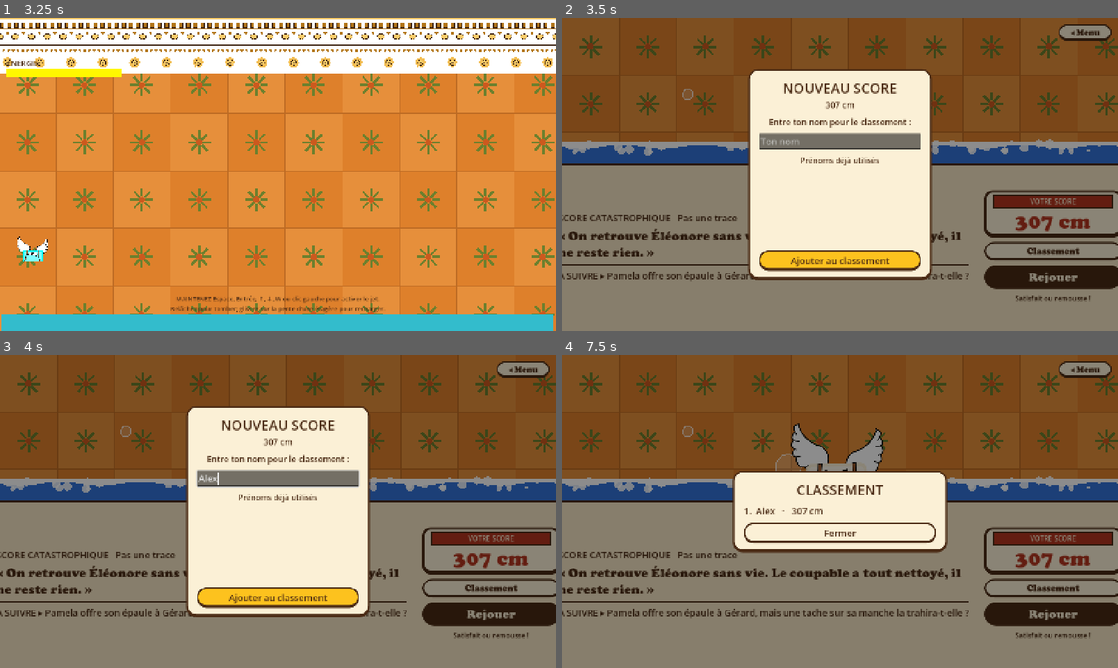
Above: before the commit, frames 1-4 (two rows, left to right).
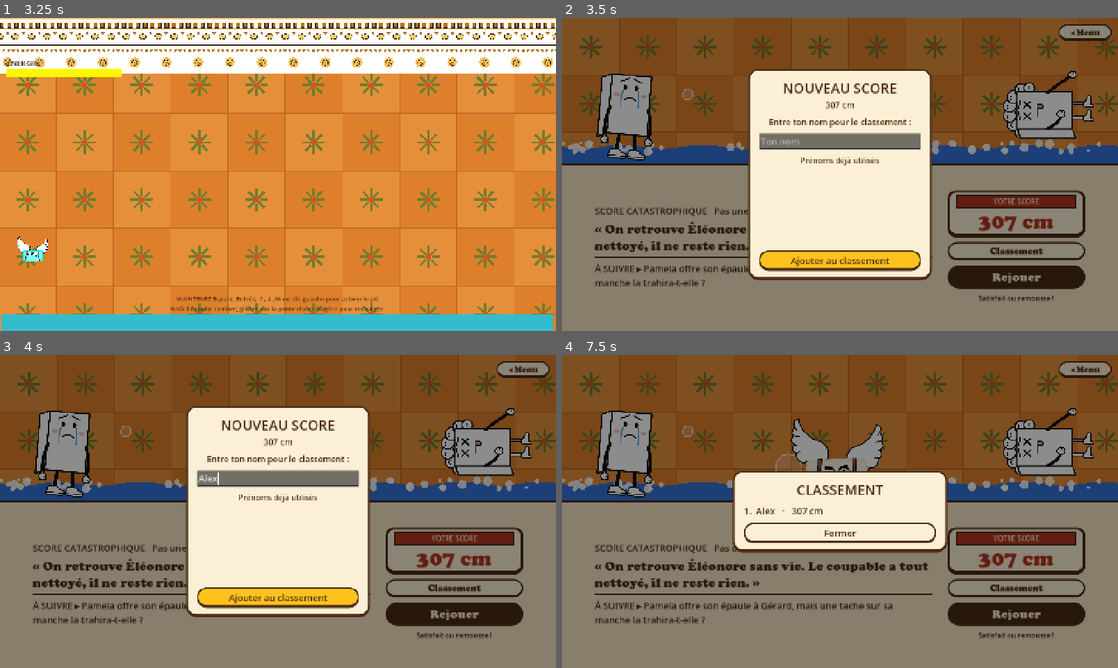
Above: after the commit, the same moments.

Repository: atostivint/LesAilesEtLaCaisse
Game: Godot game, scene res://scenes/atelier.tscn
Two runs of this game, one before a commit and one after it. Both use one fixed random seed, a clock stepped at 60 frames per second and the inputs below. Sound files missing from this copy of the repository are replaced by a short silence.
Inputs (mouse positions are in pixels of both pictures, inside the frame that each line leads up to):
- Up to frame 1 (3.25 s): click "Savon ▸" at 0.5 s; click "◂ Atelier" at 1.25 s; move the mouse to (400, 158) at 2.02 s; hold Space (thrust) 2.03-2.75 s; click (400, 158) at 2.17 s; click (133, 77) at 2.77 s
- Up to frame 2 (3.5 s): no input
- Up to frame 3 (4 s): click (278, 477) at 3.52 s; type "Alex" at 3.6 s
- Up to frame 4 (7.5 s): click "Rejouer" at 4.25 s; click "Rejouer" at 5 s; click "Rejouer" at 5.75 s; click "Classement" at 6.5 s; click "Ajouter au classement" at 7.25 s

Frame 1 is identical in both runs. In frame 2, 12% of the frame differs, in the area x 0-100%, y 16-91%; in frame 3, 12%; in frame 4, 14%.

Commit message:
Scores : contenu entier à l'écran, fond des vagues transparent
- Le texte « À SUIVRE » se replie à la ligne (plus de débordement hors écran)
- Fond crème derrière les vagues retiré (transparent)
- Savon remonté de 12 px pour ne plus être rogné
- Personnages Gérard et Éléonore réactivés dans l'écran de score
- Retrait du bouton de test du son dans les réglages

Co-Authored-By: Claude Haiku 5.5 <noreply@anthropic.com>

Diff:
--- a/scenes/score_bon.tscn
+++ b/scenes/score_bon.tscn
@@ -96,30 +96,6 @@
 color = Color(0.35, 0.6, 0.62, 1)
 polygon = PackedVector2Array(0, 402, 1456, 402, 1456, 379, 0, 379)
 
-[node name="Savon" parent="Haut" unique_id=1068524024 instance=ExtResource("4_soap")]
-unique_name_in_owner = true
-position = Vector2(720, 330)
-scale = Vector2(3, 3)
-
-[node name="Gerard" type="TextureRect" parent="Haut"]
-layout_mode = 0
-offset_left = 40.0
-offset_top = 120.0
-offset_right = 300.0
-offset_bottom = 410.0
-expand_mode = 1
-stretch_mode = 5
-
-[node name="Eleonore" type="TextureRect" parent="Haut"]
-layout_mode = 0
-offset_left = 1140.0
-offset_top = 110.0
-offset_right = 1410.0
-offset_bottom = 410.0
-expand_mode = 1
-stretch_mode = 5
-
-
 [node name="Eau" type="Control" parent="."]
 layout_mode = 1
 anchors_preset = 12
@@ -132,7 +108,30 @@
 grow_vertical = 0
 script = ExtResource("5_eau")
 couleur = Color(0.2, 0.45, 0.85, 1)
-fond = Color(1, 1, 1, 1)
+
+[node name="Savon" parent="." unique_id=1068524024 instance=ExtResource("4_soap")]
+unique_name_in_owner = true
+position = Vector2(720, 318)
+scale = Vector2(3, 3)
+
+[node name="Gerard" type="TextureRect" parent="."]
+layout_mode = 0
+offset_left = 40.0
+offset_top = 130.0
+offset_right = 300.0
+offset_bottom = 379.0
+expand_mode = 1
+stretch_mode = 5
+
+[node name="Eleonore" type="TextureRect" parent="."]
+layout_mode = 0
+offset_left = 1140.0
+offset_top = 79.0
+offset_right = 1410.0
+offset_bottom = 379.0
+expand_mode = 1
+stretch_mode = 5
+
 
 [node name="Bas" type="PanelContainer" parent="."]
 layout_mode = 1
@@ -204,10 +203,11 @@
 
 [node name="Suite" type="PanelContainer" parent="Bas/Marge/Colonnes/Gauche" unique_id=934204540]
 layout_mode = 2
-size_flags_horizontal = 0
+size_flags_horizontal = 3
 
 [node name="Texte" type="Label" parent="Bas/Marge/Colonnes/Gauche/Suite" unique_id=1089923808]
 layout_mode = 2
+autowrap_mode = 3
 theme_override_colors/font_color = Color(0.984, 0.941, 0.839, 1)
 theme_override_font_sizes/font_size = 24
 text = "À SUIVRE ▸ Le notaire arrive avec un chiffon."
--- a/scenes/score_catastrophe.tscn
+++ b/scenes/score_catastrophe.tscn
@@ -120,30 +120,6 @@
 color = Color(0.35, 0.6, 0.62, 1)
 polygon = PackedVector2Array(0, 402, 1456, 402, 1456, 379, 0, 379)
 
-[node name="Savon" parent="Haut" instance=ExtResource("4_soap")]
-unique_name_in_owner = true
-position = Vector2(720, 330)
-scale = Vector2(3, 3)
-
-[node name="Gerard" type="TextureRect" parent="Haut"]
-layout_mode = 0
-offset_left = 40.0
-offset_top = 120.0
-offset_right = 300.0
-offset_bottom = 410.0
-expand_mode = 1
-stretch_mode = 5
-
-[node name="Eleonore" type="TextureRect" parent="Haut"]
-layout_mode = 0
-offset_left = 1140.0
-offset_top = 110.0
-offset_right = 1410.0
-offset_bottom = 410.0
-expand_mode = 1
-stretch_mode = 5
-
-
 [node name="Eau" type="Control" parent="."]
 layout_mode = 1
 anchors_preset = 12
@@ -156,7 +132,30 @@
 grow_vertical = 0
 script = ExtResource("5_eau")
 couleur = Color(0.2, 0.45, 0.85, 1)
-fond = Color(1, 1, 1, 1)
+
+[node name="Savon" parent="." instance=ExtResource("4_soap")]
+unique_name_in_owner = true
+position = Vector2(720, 318)
+scale = Vector2(3, 3)
+
+[node name="Gerard" type="TextureRect" parent="."]
+layout_mode = 0
+offset_left = 40.0
+offset_top = 130.0
+offset_right = 300.0
+offset_bottom = 379.0
+expand_mode = 1
+stretch_mode = 5
+
+[node name="Eleonore" type="TextureRect" parent="."]
+layout_mode = 0
+offset_left = 1140.0
+offset_top = 79.0
+offset_right = 1410.0
+offset_bottom = 379.0
+expand_mode = 1
+stretch_mode = 5
+
 
 [node name="Bas" type="PanelContainer" parent="."]
 layout_mode = 1
@@ -229,11 +228,12 @@
 
 [node name="Suite" type="PanelContainer" parent="Bas/Marge/Colonnes/Gauche"]
 layout_mode = 2
-size_flags_horizontal = 0
+size_flags_horizontal = 3
 
 
 [node name="Texte" type="Label" parent="Bas/Marge/Colonnes/Gauche/Suite"]
 layout_mode = 2
+autowrap_mode = 3
 theme_override_colors/font_color = Color(0.984, 0.941, 0.839, 1)
 theme_override_font_sizes/font_size = 24
 text = "À SUIVRE ▸ Le notaire arrive avec un chiffon."
--- a/scenes/score_excellent.tscn
+++ b/scenes/score_excellent.tscn
@@ -119,30 +119,6 @@
 color = Color(0.35, 0.6, 0.62, 1)
 polygon = PackedVector2Array(0, 402, 1456, 402, 1456, 379, 0, 379)
 
-[node name="Savon" parent="Haut" instance=ExtResource("4_soap")]
-unique_name_in_owner = true
-position = Vector2(720, 330)
-scale = Vector2(3, 3)
-
-[node name="Gerard" type="TextureRect" parent="Haut"]
-layout_mode = 0
-offset_left = 40.0
-offset_top = 120.0
-offset_right = 300.0
-offset_bottom = 410.0
-expand_mode = 1
-stretch_mode = 5
-
-[node name="Eleonore" type="TextureRect" parent="Haut"]
-layout_mode = 0
-offset_left = 1140.0
-offset_top = 110.0
-offset_right = 1410.0
-offset_bottom = 410.0
-expand_mode = 1
-stretch_mode = 5
-
-
 [node name="Eau" type="Control" parent="."]
 layout_mode = 1
 anchors_preset = 12
@@ -155,7 +131,30 @@
 grow_vertical = 0
 script = ExtResource("5_eau")
 couleur = Color(0.2, 0.45, 0.85, 1)
-fond = Color(1, 1, 1, 1)
+
+[node name="Savon" parent="." instance=ExtResource("4_soap")]
+unique_name_in_owner = true
+position = Vector2(720, 318)
+scale = Vector2(3, 3)
+
+[node name="Gerard" type="TextureRect" parent="."]
+layout_mode = 0
+offset_left = 40.0
+offset_top = 130.0
+offset_right = 300.0
+offset_bottom = 379.0
+expand_mode = 1
+stretch_mode = 5
+
+[node name="Eleonore" type="TextureRect" parent="."]
+layout_mode = 0
+offset_left = 1140.0
+offset_top = 79.0
+offset_right = 1410.0
+offset_bottom = 379.0
+expand_mode = 1
+stretch_mode = 5
+
 
 [node name="Bas" type="PanelContainer" parent="."]
 layout_mode = 1
@@ -228,11 +227,12 @@
 
 [node name="Suite" type="PanelContainer" parent="Bas/Marge/Colonnes/Gauche"]
 layout_mode = 2
-size_flags_horizontal = 0
+size_flags_horizontal = 3
 
 
 [node name="Texte" type="Label" parent="Bas/Marge/Colonnes/Gauche/Suite"]
 layout_mode = 2
+autowrap_mode = 3
 theme_override_colors/font_color = Color(0.984, 0.941, 0.839, 1)
 theme_override_font_sizes/font_size = 24
 text = "À SUIVRE ▸ Le notaire arrive avec un chiffon."
--- a/scenes/score_mauvais.tscn
+++ b/scenes/score_mauvais.tscn
@@ -120,30 +120,6 @@
 color = Color(0.35, 0.6, 0.62, 1)
 polygon = PackedVector2Array(0, 402, 1456, 402, 1456, 379, 0, 379)
 
-[node name="Savon" parent="Haut" instance=ExtResource("4_soap")]
-unique_name_in_owner = true
-position = Vector2(720, 330)
-scale = Vector2(3, 3)
-
-[node name="Gerard" type="TextureRect" parent="Haut"]
-layout_mode = 0
-offset_left = 40.0
-offset_top = 120.0
-offset_right = 300.0
-offset_bottom = 410.0
-expand_mode = 1
-stretch_mode = 5
-
-[node name="Eleonore" type="TextureRect" parent="Haut"]
-layout_mode = 0
-offset_left = 1140.0
-offset_top = 110.0
-offset_right = 1410.0
-offset_bottom = 410.0
-expand_mode = 1
-stretch_mode = 5
-
-
 [node name="Eau" type="Control" parent="."]
 layout_mode = 1
 anchors_preset = 12
@@ -156,7 +132,30 @@
 grow_vertical = 0
 script = ExtResource("5_eau")
 couleur = Color(0.2, 0.45, 0.85, 1)
-fond = Color(1, 1, 1, 1)
+
+[node name="Savon" parent="." instance=ExtResource("4_soap")]
+unique_name_in_owner = true
+position = Vector2(720, 318)
+scale = Vector2(3, 3)
+
+[node name="Gerard" type="TextureRect" parent="."]
+layout_mode = 0
+offset_left = 40.0
+offset_top = 130.0
+offset_right = 300.0
+offset_bottom = 379.0
+expand_mode = 1
+stretch_mode = 5
+
+[node name="Eleonore" type="TextureRect" parent="."]
+layout_mode = 0
+offset_left = 1140.0
+offset_top = 79.0
+offset_right = 1410.0
+offset_bottom = 379.0
+expand_mode = 1
+stretch_mode = 5
+
 
 [node name="Bas" type="PanelContainer" parent="."]
 layout_mode = 1
@@ -229,11 +228,12 @@
 
 [node name="Suite" type="PanelContainer" parent="Bas/Marge/Colonnes/Gauche"]
 layout_mode = 2
-size_flags_horizontal = 0
+size_flags_horizontal = 3
 
 
 [node name="Texte" type="Label" parent="Bas/Marge/Colonnes/Gauche/Suite"]
 layout_mode = 2
+autowrap_mode = 3
 theme_override_colors/font_color = Color(0.984, 0.941, 0.839, 1)
 theme_override_font_sizes/font_size = 24
 text = "À SUIVRE ▸ Le notaire arrive avec un chiffon."
--- a/scenes/score_moyen.tscn
+++ b/scenes/score_moyen.tscn
@@ -120,30 +120,6 @@
 color = Color(0.35, 0.6, 0.62, 1)
 polygon = PackedVector2Array(0, 402, 1456, 402, 1456, 379, 0, 379)
 
-[node name="Savon" parent="Haut" instance=ExtResource("4_soap")]
-unique_name_in_owner = true
-position = Vector2(720, 330)
-scale = Vector2(3, 3)
-
-[node name="Gerard" type="TextureRect" parent="Haut"]
-layout_mode = 0
-offset_left = 40.0
-offset_top = 120.0
-offset_right = 300.0
-offset_bottom = 410.0
-expand_mode = 1
-stretch_mode = 5
-
-[node name="Eleonore" type="TextureRect" parent="Haut"]
-layout_mode = 0
-offset_left = 1140.0
-offset_top = 110.0
-offset_right = 1410.0
-offset_bottom = 410.0
-expand_mode = 1
-stretch_mode = 5
-
-
 [node name="Eau" type="Control" parent="."]
 layout_mode = 1
 anchors_preset = 12
@@ -156,7 +132,30 @@
 grow_vertical = 0
 script = ExtResource("5_eau")
 couleur = Color(0.2, 0.45, 0.85, 1)
-fond = Color(1, 1, 1, 1)
+
+[node name="Savon" parent="." instance=ExtResource("4_soap")]
+unique_name_in_owner = true
+position = Vector2(720, 318)
+scale = Vector2(3, 3)
+
+[node name="Gerard" type="TextureRect" parent="."]
+layout_mode = 0
+offset_left = 40.0
+offset_top = 130.0
+offset_right = 300.0
+offset_bottom = 379.0
+expand_mode = 1
+stretch_mode = 5
+
+[node name="Eleonore" type="TextureRect" parent="."]
+layout_mode = 0
+offset_left = 1140.0
+offset_top = 79.0
+offset_right = 1410.0
+offset_bottom = 379.0
+expand_mode = 1
+stretch_mode = 5
+
 
 [node name="Bas" type="PanelContainer" parent="."]
 layout_mode = 1
@@ -229,11 +228,12 @@
 
 [node name="Suite" type="PanelContainer" parent="Bas/Marge/Colonnes/Gauche"]
 layout_mode = 2
-size_flags_horizontal = 0
+size_flags_horizontal = 3
 
 
 [node name="Texte" type="Label" parent="Bas/Marge/Colonnes/Gauche/Suite"]
 layout_mode = 2
+autowrap_mode = 3
 theme_override_colors/font_color = Color(0.984, 0.941, 0.839, 1)
 theme_override_font_sizes/font_size = 24
 text = "À SUIVRE ▸ Le notaire arrive avec un chiffon."
--- a/scripts/reglages.gd
+++ b/scripts/reglages.gd
@@ -16,12 +16,6 @@
 	curseur.value = _lire_volume()
 	_afficher(curseur.value)
 	curseur.value_changed.connect(_on_volume_change)
-	# Bouton de test : joue un bip généré par le code, pour vérifier que le son sort bien de l'ordinateur
-	var test := Button.new()
-	test.text = "Tester le son"
-	test.custom_minimum_size = Vector2(0, 48)
-	test.pressed.connect(_tester_son)
-	%Curseur.get_parent().get_parent().add_child(test)
 
 
 func _on_volume_change(v: float) -> void:
@@ -58,23 +52,3 @@
 	if cfg.load(FICHIER) == OK:
 		return float(cfg.get_value(SECTION, CLE, 1.0))
 	return 1.0
-
-
-func _tester_son() -> void:
-	## Un bip de 440 Hz d'une seconde, généré en mémoire et joué sur le bus Master.
-	var taux := 22050
-	var donnees := PackedByteArray()
-	for i in taux:
-		donnees.append_array(PackedByteArray([0, 0]))
-		donnees.encode_s16(i * 2, int(sin(TAU * 440.0 * i / taux) * 0.3 * 32767.0))
-	var onde := AudioStreamWAV.new()
-	onde.format = AudioStreamWAV.FORMAT_16_BITS
-	onde.mix_rate = taux
-	onde.stereo = false
-	onde.data = donnees
-	var lecteur := AudioStreamPlayer.new()
-	lecteur.stream = onde
-	lecteur.bus = "Master"
-	add_child(lecteur)
-	lecteur.finished.connect(lecteur.queue_free)
-	lecteur.play()
--- a/scripts/score_ecran.gd
+++ b/scripts/score_ecran.gd
@@ -68,9 +68,8 @@
 	# Gérard à gauche et Éléonore à droite, dans la pose du palier
 	var numero: int = MOODS_NUMERO[mood]
 	var fichier: String = MOODS_FICHIER[mood]
-	# TODO remettre ça
-	#$Haut/Gerard.texture = load("res://artwork/personnages/gerard-%d-%s.svg" % [numero, fichier])
-	#$Haut/Eleonore.texture = load("res://artwork/personnages/eleonore-%d-%s.svg" % [numero, fichier])
+	$Gerard.texture = load("res://artwork/personnages/gerard-%d-%s.svg" % [numero, fichier])
+	$Eleonore.texture = load("res://artwork/personnages/eleonore-%d-%s.svg" % [numero, fichier])
 	# Bouton classement, juste au-dessus de Rejouer
 	var bouton_classement := Button.new()
 	bouton_classement.text = "Classement"
